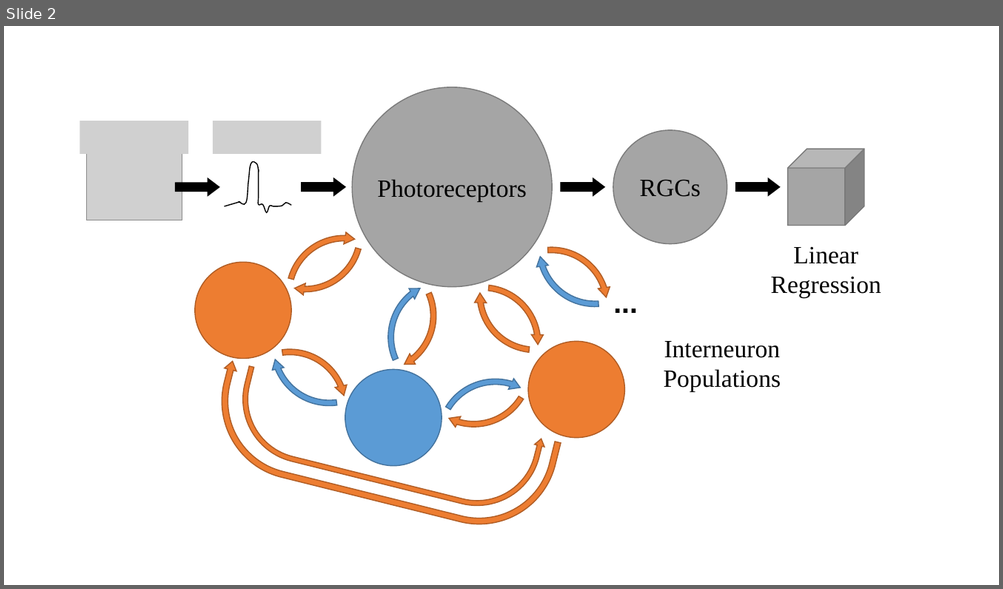
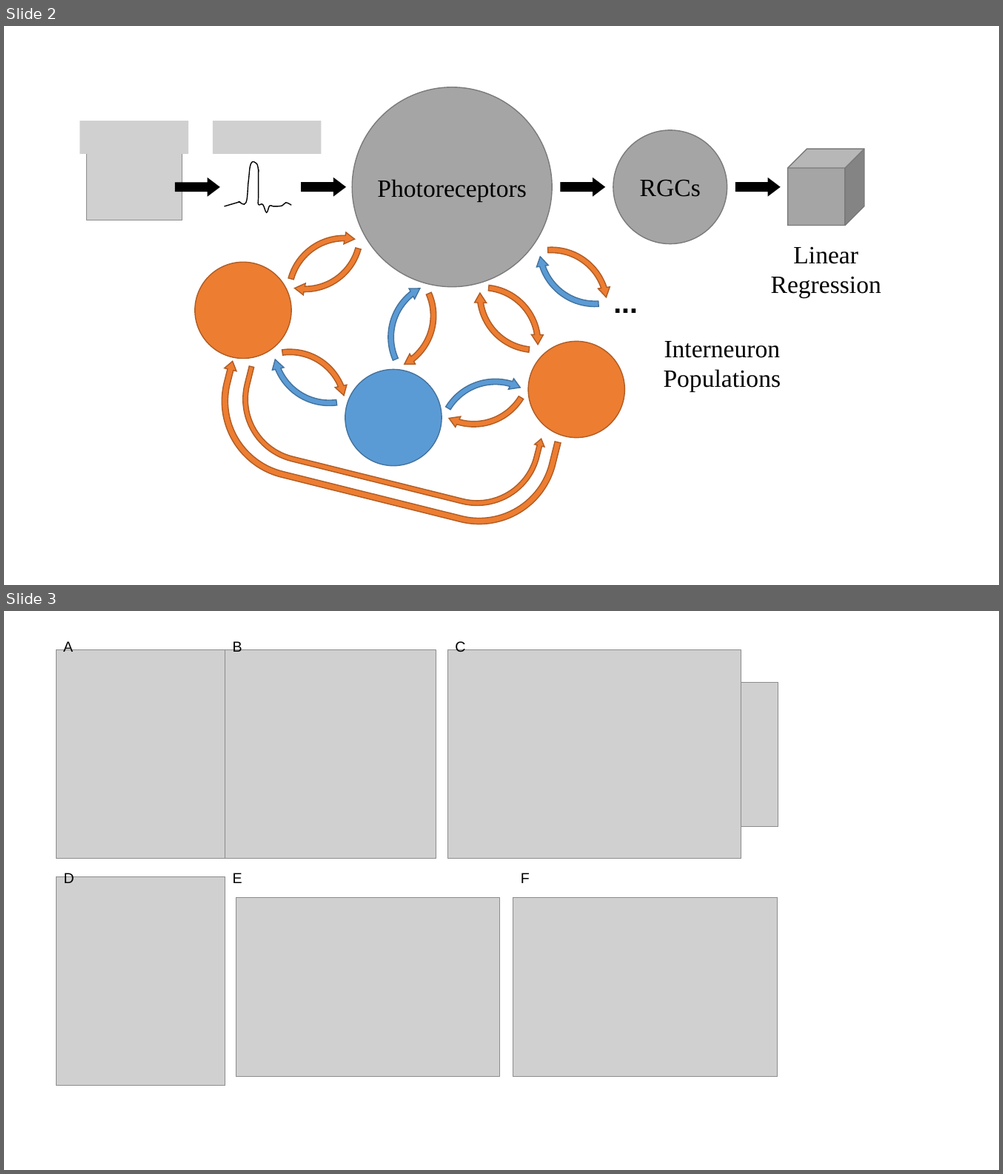
Before and after one commit to gongziyida/A-Genetic-Algorithm-Based-Search-of-Effective-Alternatives-to-Natural-Retinal-Lateral-Inhibition, a slide deck: ref/figures.pptx. Shown one above the other, each under a label of ours: slide 2 before the commit, slides 2 and 3 after it. The pictures are 1003x589 and 1003x1174 pixels, drawn with LibreOffice and Linux fonts; fonts in the diff are those of the drawing; grey boxes stand for pictures. Boxes give left, top, right and bottom in pixels: in the first picture for what was removed or moved away, otherwise in the second. Text is boxed around its words. In the diff, an @@ line names an element or a change of style, - is before the commit and + after.

```diff
--- a/ref/figures.pptx
+++ b/ref/figures.pptx
@@ slide 3 added at box(4, 611, 999, 1170), background #FFFFFF @@
@@ picture added at box(57, 649, 225, 859) @@
@@ text added at box(63, 641, 73, 652), 14 pt, text #000000 @@
+A
@@ picture added at box(225, 649, 435, 859) @@
@@ text added at box(233, 641, 242, 652), 14 pt, text #000000 @@
+B
@@ picture added at box(448, 649, 740, 859) @@
@@ text added at box(455, 641, 465, 652), 14 pt, text #000000 @@
+C
@@ picture added at box(740, 682, 778, 826) @@
@@ picture added at box(57, 877, 225, 1085) @@
@@ text added at box(64, 872, 74, 883), 14 pt, text #000000 @@
+D
@@ text added at box(233, 873, 242, 883), 14 pt, text #000000 @@
+E
@@ text added at box(521, 873, 529, 883), 14 pt, text #000000 @@
+F
@@ picture added at box(236, 898, 500, 1077) @@
@@ picture added at box(513, 898, 777, 1077) @@
```
Also in this commit, not shown: 1 slide changed, 23 other files.
